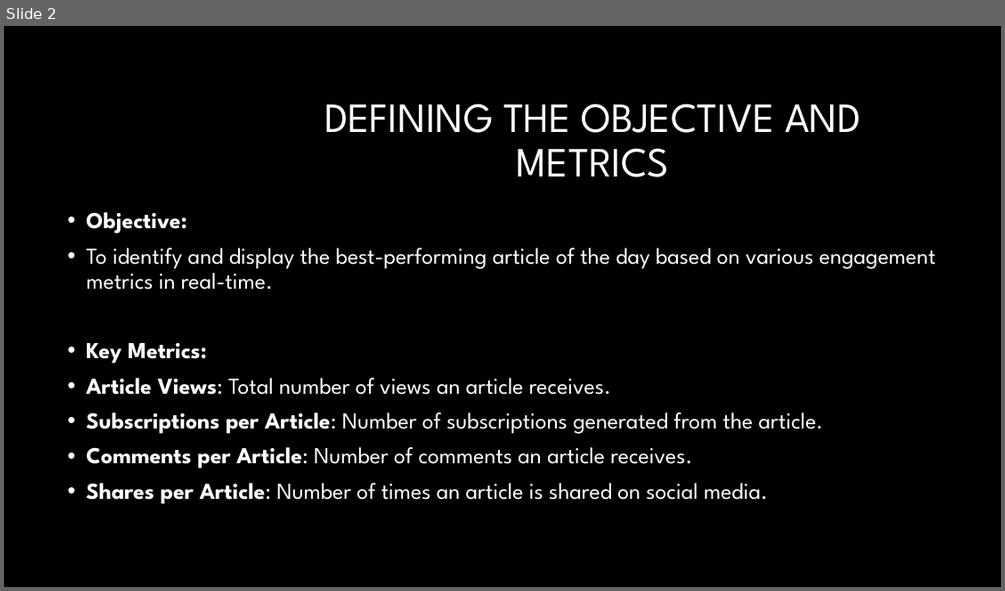
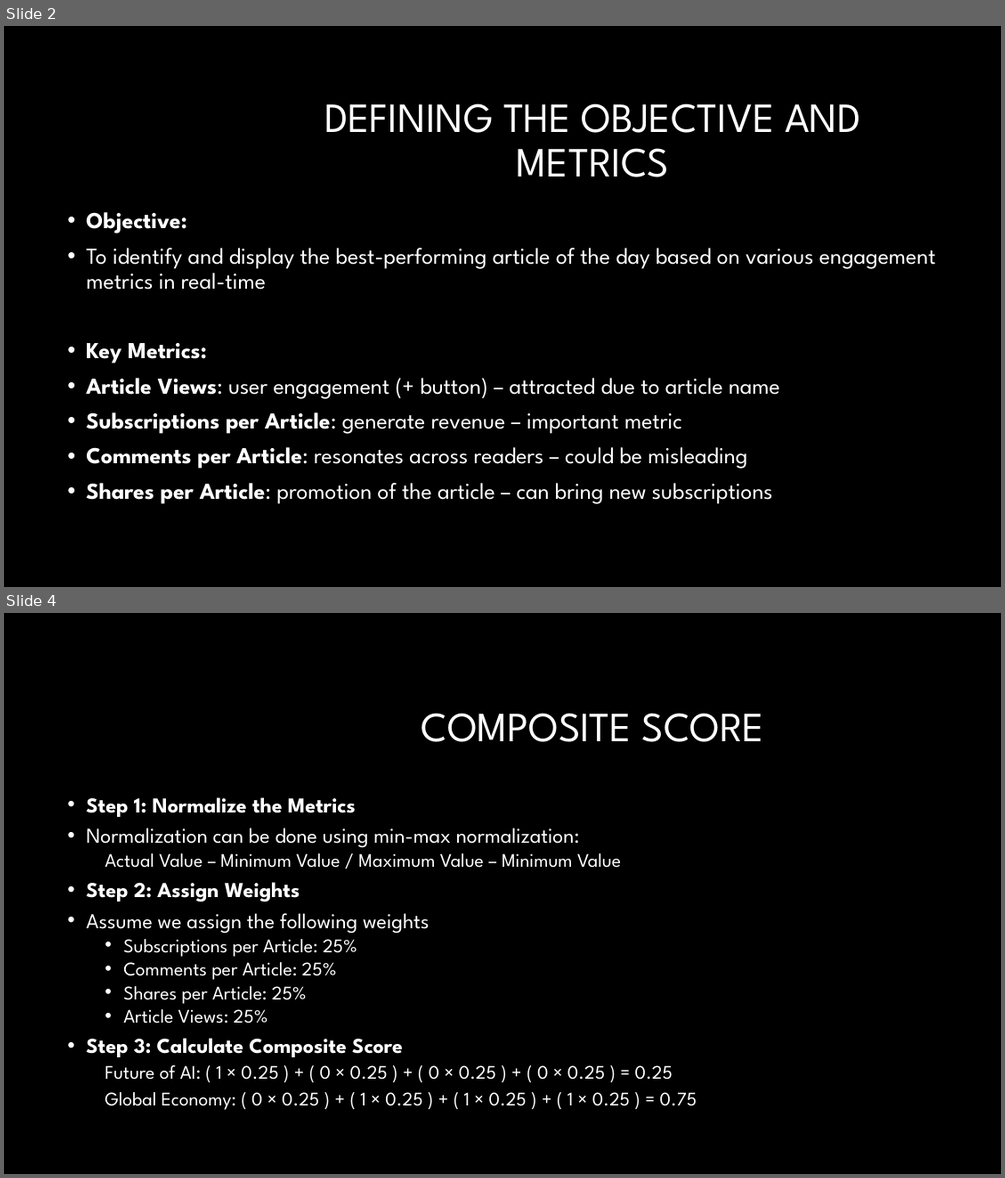
Before and after one commit to JaroslavKotrba/ChallengeNZZ, a slide deck: Jaroslav_Kotrba_NZZ.pptx. Shown one above the other, each under a label of ours: slide 2 before the commit, slides 2 and 4 after it; the slides between them are not shown. The pictures are 1005x591 and 1005x1178 pixels, drawn with LibreOffice and Linux fonts; fonts in the diff are those of the drawing; background and template pictures are left out. Boxes give left, top, right and bottom in pixels: in the first picture for what was removed or moved away, otherwise in the second. Text is boxed around its words. In the diff, an @@ line names an element or a change of style, - is before the commit and + after.

```diff
--- a/Jaroslav_Kotrba_NZZ.pptx
+++ b/Jaroslav_Kotrba_NZZ.pptx
@@ slide 4 added at bbox=[4, 613, 1001, 1174], background #000000 @@
@@ title added at bbox=[421, 713, 764, 742], 40 pt, text #FFFFFF @@
+COMPOSITE SCORE
@@ text added at bbox=[86, 797, 697, 1110], 18.5 pt, text #FFFFFF @@
+• Step 1: Normalize the Metrics
+• Normalization can be done using min-max normalization:
+  Actual Value – Minimum Value / Maximum Value – Minimum Value
+• Step 2: Assign Weights
+• Assume we assign the following weights
+  • Subscriptions per Article: 25%
+  • Comments per Article: 25%
+  • Shares per Article: 25%
+  • Article Views: 25%
+• Step 3: Calculate Composite Score
+  Future of AI: ( 1 × 0.25 ) + ( 0 × 0.25 ) + ( 0 × 0.25 ) + ( 0 × 0.25 ) = 0.25
+  Global Economy: ( 0 × 0.25 ) + ( 1 × 0.25 ) + ( 1 × 0.25 ) + ( 1 × 0.25 ) = 0.75
@@ slide 2 changed as well @@
@@ text at bbox=[86, 248, 936, 289]: text changed @@
-• To identify and display the best-performing article of the day based on various engagement metrics in real-time.
+• To identify and display the best-performing article of the day based on various engagement metrics in real-time
@@ text at bbox=[86, 378, 780, 504]: text changed @@
-• Article Views: Total number of views an article receives.
-• Subscriptions per Article: Number of subscriptions generated from the article.
-• Comments per Article: Number of comments an article receives.
-• Shares per Article: Number of times an article is shared on social media.
+• Article Views: user engagement (+ button) – attracted due to article name
+• Subscriptions per Article: generate revenue – important metric
+• Comments per Article: resonates across readers – could be misleading
+• Shares per Article: promotion of the article – can bring new subscriptions
```
Also in this commit, not shown: 2 other slides changed, 1 slide removed.
